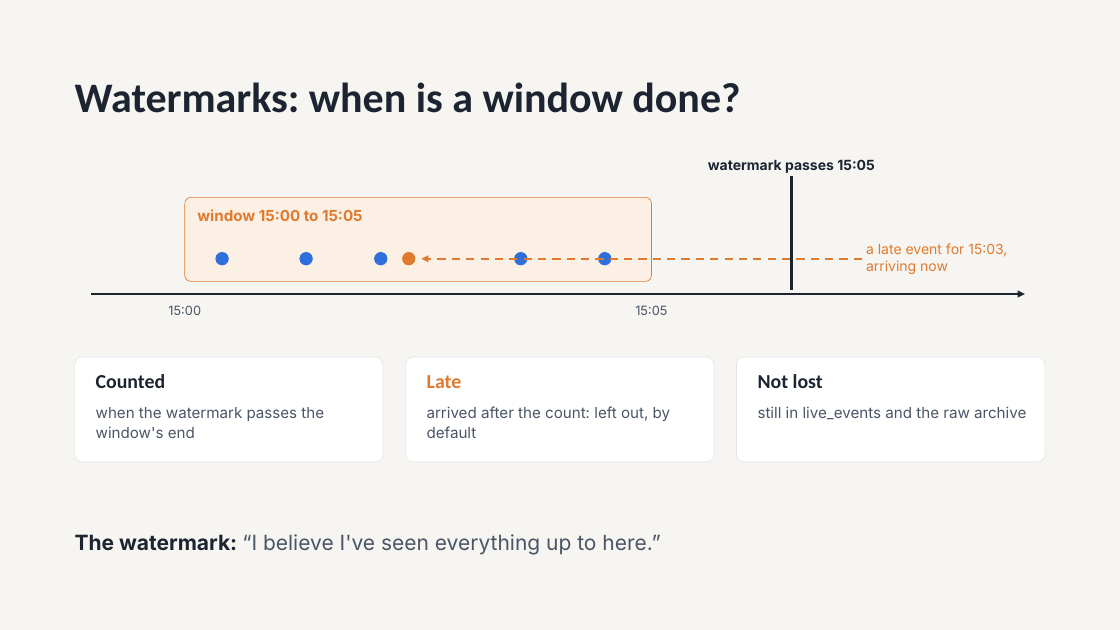
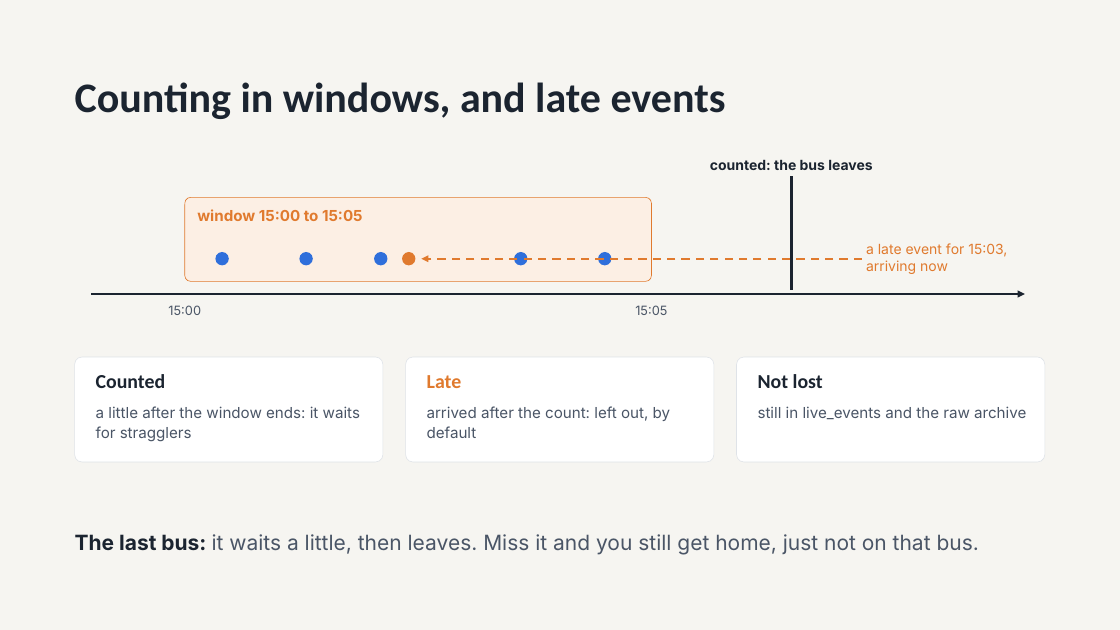
Before and after one commit to sham100768/cloud-computing-srh, a slide deck: slide 7 of sessions/07-dataflow/slides/session-07-dataflow.pptx (slide 9 before the commit). Drawn at 1120x630 pixels with LibreOffice and Linux fonts; fonts in the diff are those of the drawing. Boxes give left, top, right and bottom in pixels: in the first picture for what was removed or moved away, otherwise in the second. Text is boxed around its words. In the diff, an @@ line names an element or a change of style, - is before the commit and + after.

```diff
--- a/sessions/07-dataflow/slides/session-07-dataflow.pptx
+++ b/sessions/07-dataflow/slides/session-07-dataflow.pptx
@@ title at (x1=75, y1=82, x2=726, y2=119): text changed @@
-Watermarks: when is a window done?
+Counting in windows, and late events
@@ text at (x1=710, y1=159, x2=872, y2=170): text changed @@
-watermark passes 15:05
+counted: the bus leaves
@@ text at (x1=96, y1=406, x2=360, y2=441): text changed @@
-when the watermark passes the window's end
+a little after the window ends: it waits for stragglers
@@ text at (x1=75, y1=534, x2=979, y2=555): text changed @@
-The watermark: “I believe I've seen everything up to here.”
+The last bus: it waits a little, then leaves. Miss it and you still get home, just not on that bus.
```
Also in this commit, not shown: 3 other slides changed, 3 slides removed.
